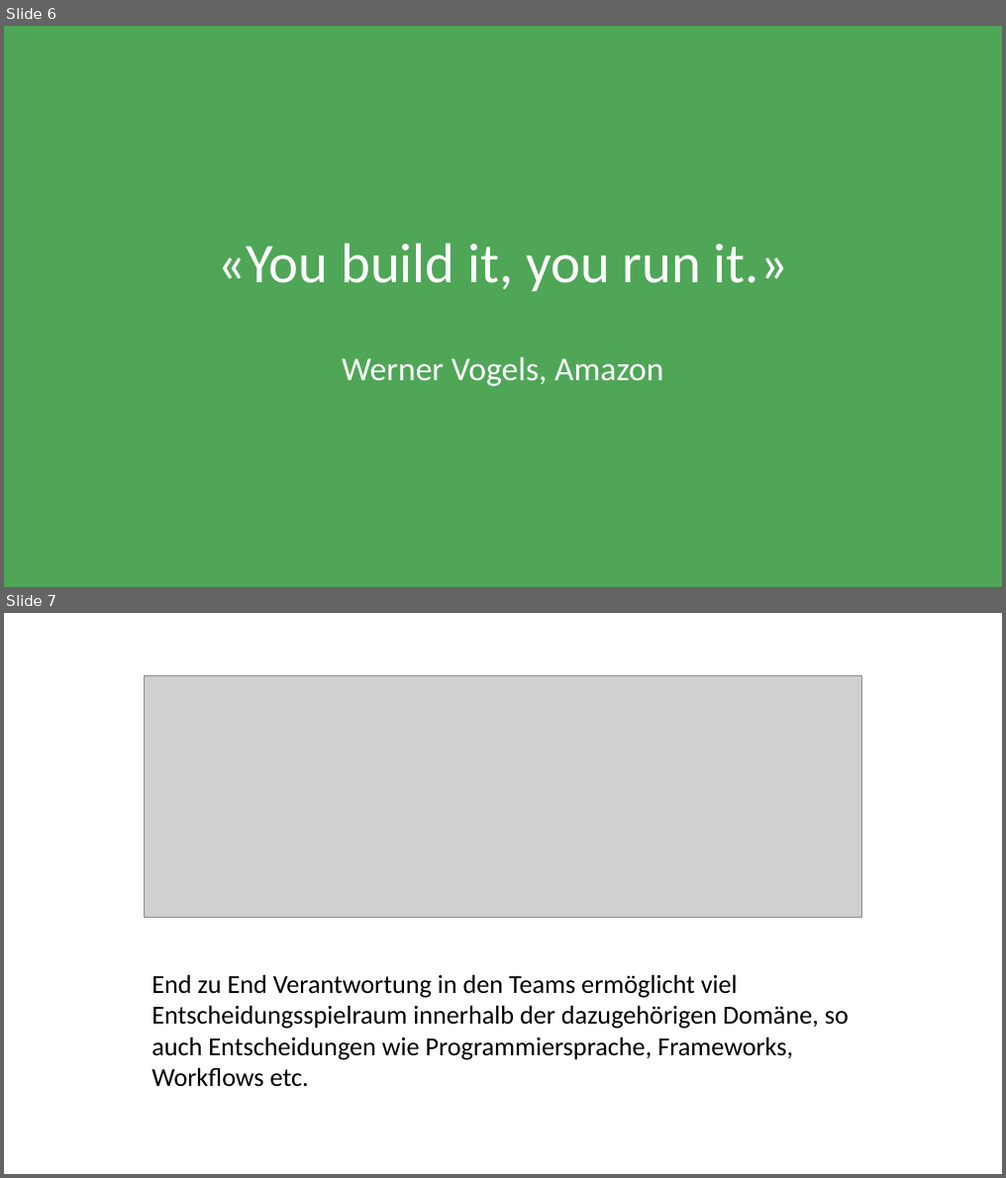
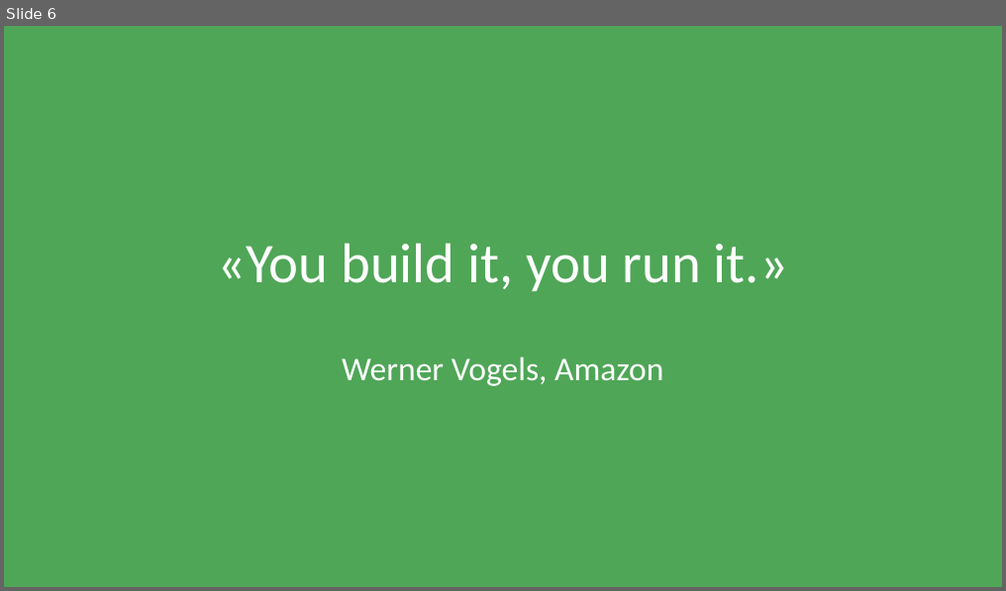
Before and after one commit to simoneggler/bat42, a slide deck: presentation-scion-workbench-bat42.pptx. Shown one above the other, each under a label of ours: slides 6 and 7 before the commit, slide 6 after it. The pictures are 1006x1178 and 1006x591 pixels, drawn with LibreOffice and Linux fonts; fonts in the diff are those of the drawing; grey boxes stand for pictures; background and template pictures are left out. Boxes give left, top, right and bottom in pixels: in the first picture for what was removed or moved away, otherwise in the second. Text is boxed around its words. In the diff, an @@ line names an element or a change of style, - is before the commit and + after.

```diff
--- a/presentation-scion-workbench-bat42.pptx
+++ b/presentation-scion-workbench-bat42.pptx
@@ slide 7 removed at (x1=4, y1=613, x2=1002, y2=1174), background #FFFFFF @@
@@ picture removed at (x1=145, y1=675, x2=862, y2=917) @@
@@ text removed at (x1=152, y1=974, x2=848, y2=1087) @@
-End zu End Verantwortung in den Teams ermöglicht viel Entscheidungsspielraum innerhalb der dazugehörigen Domäne, so auch Entscheidungen wie Programmiersprache, Frameworks, Workflows etc.
```
Also in this commit, not shown: 2 slides added, 1 other slide removed.
